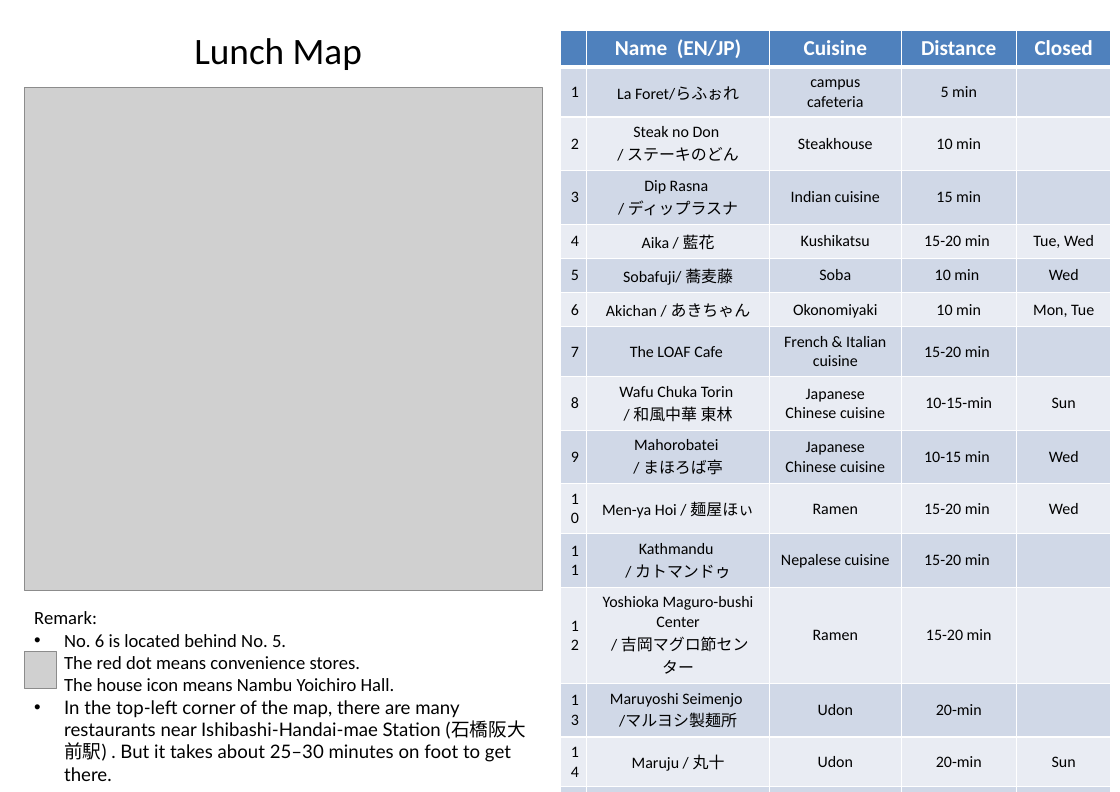
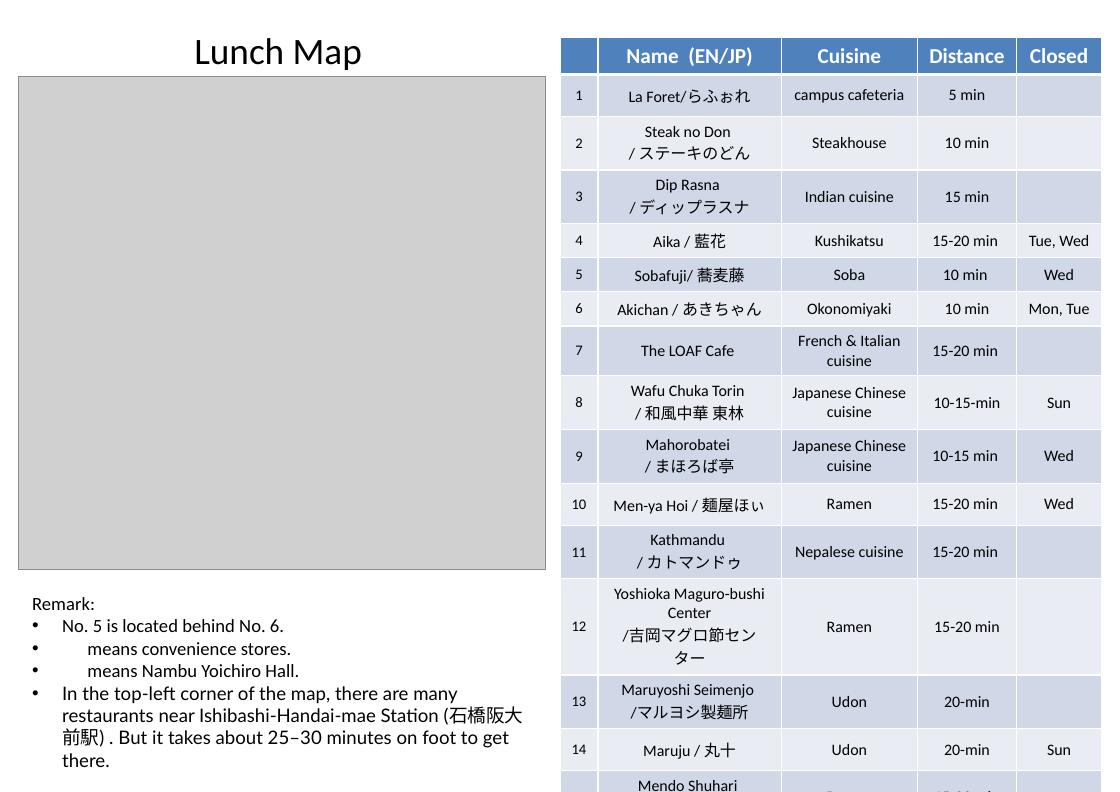
Before and after one commit to masataka123/blog3, a slide deck: slide 1 of pdf/20251005_access/lunch_map.pptx. Drawn at 1120x792 pixels with LibreOffice and Linux fonts; fonts in the diff are those of the drawing; grey boxes stand for pictures; background and template pictures are left out. Boxes give left, top, right and bottom in pixels: in the first picture for what was removed or moved away, otherwise in the second. Text is boxed around its words. In the diff, an @@ line names an element or a change of style, - is before the commit and + after.

```diff
--- a/pdf/20251005_access/lunch_map.pptx
+++ b/pdf/20251005_access/lunch_map.pptx
@@ table at [560, 37, 1102, 792] @@
-row 13, column 2: Yoshioka Maguro-bushi Center / / 吉岡マグロ節センター
+row 13, column 2: Yoshioka Maguro-bushi Center / /吉岡マグロ節センター
@@ size 12 to 11 pt in "1", "2", "3", "4" and 11 more places @@
@@ table: place and size @@
-table at [560, 30, 1111, 775]
+table at [560, 37, 1102, 792]
@@ picture: place and size @@
-picture at [25, 87, 543, 590]
+picture at [18, 77, 545, 569]
@@ text "Remark:": place and size @@
-text "Remark:" at [34, 611, 526, 781]
+text "Remark:" at [32, 597, 524, 767]
@@ text at [62, 619, 299, 677]: text changed @@
-• No. 6 is located behind No. 5.
-• The red dot means convenience stores.
-• The house icon means Nambu Yoichiro Hall.
+• No. 5 is located behind No. 6.
+• means convenience stores.
+• means Nambu Yoichiro Hall.
@@ picture removed at [25, 651, 57, 689] @@
```
Also in this commit, not shown: 5 other files.
